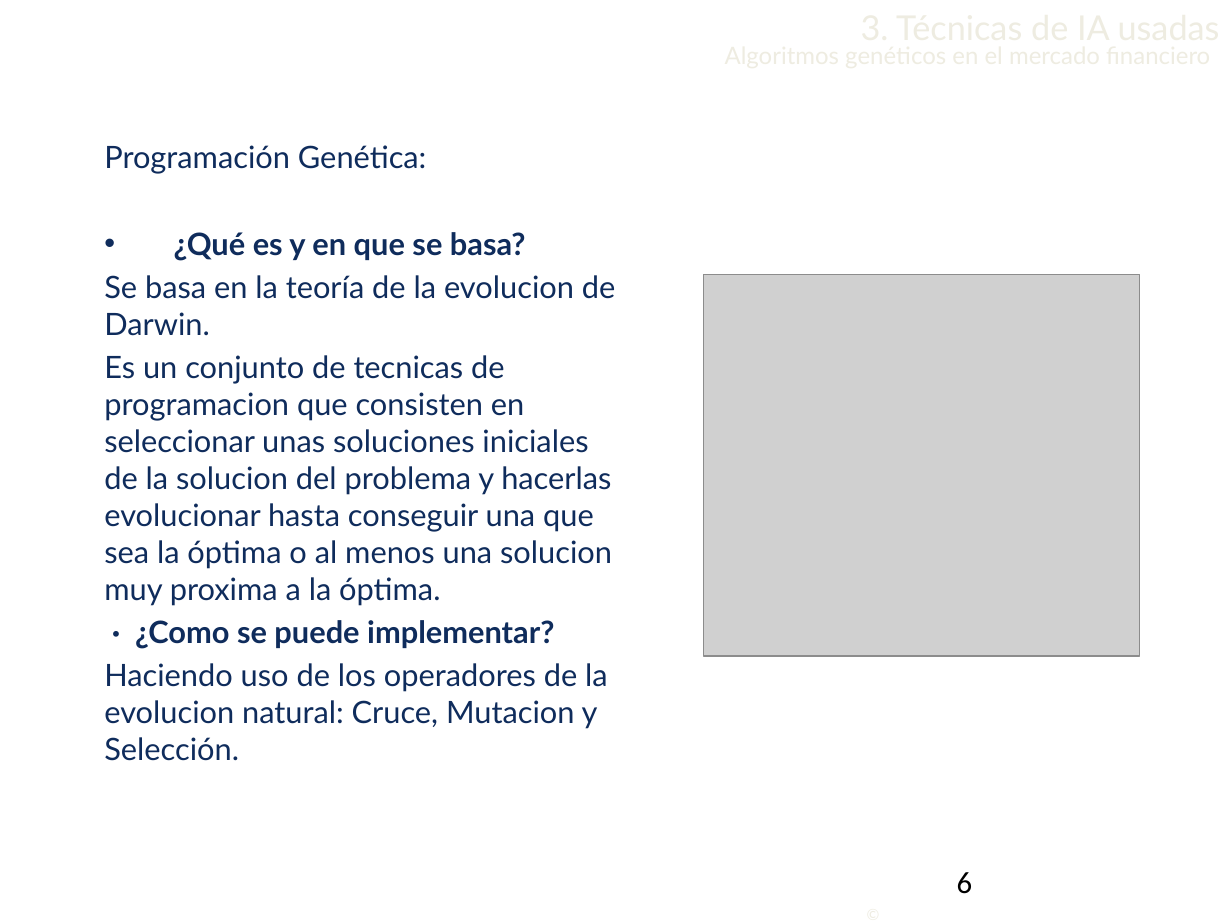
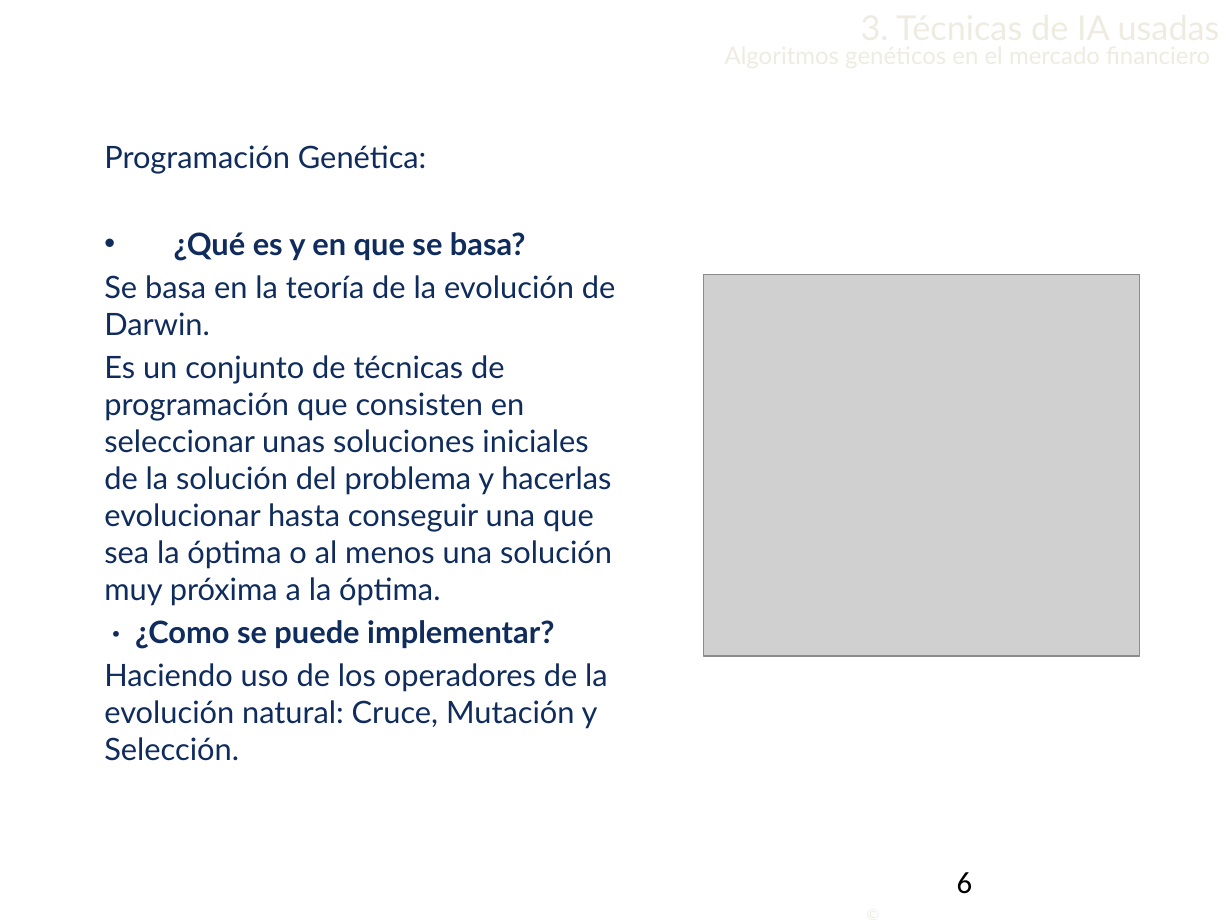
Before and after one commit to Lothar94/Inteligencia-Artificial, a slide deck: slide 6 of Practica1/PresentacionlA.pptx. Drawn at 1232x924 pixels with LibreOffice and Linux fonts; fonts in the diff are those of the drawing; grey boxes stand for pictures; background and template pictures are left out. Boxes give left, top, right and bottom in pixels: in the first picture for what was removed or moved away, otherwise in the second. Text is boxed around its words. In the diff, an @@ line names an element or a change of style, - is before the commit and + after.

```diff
--- a/Practica1/PresentacionlA.pptx
+++ b/Practica1/PresentacionlA.pptx
@@ text at [104, 275, 616, 606]: text changed @@
-Se basa en la teoría de la evolucion de Darwin.
-Es un conjunto de tecnicas de programacion que consisten en seleccionar unas soluciones iniciales de la solucion del problema y hacerlas evolucionar hasta conseguir una que sea la óptima o al menos una solucion muy proxima a la óptima.
+Se basa en la teoría de la evolución de Darwin.
+Es un conjunto de técnicas de programación que consisten en seleccionar unas soluciones iniciales de la solución del problema y hacerlas evolucionar hasta conseguir una que sea la óptima o al menos una solución muy próxima a la óptima.
@@ text at [104, 663, 608, 761]: text changed @@
-Haciendo uso de los operadores de la evolucion natural: Cruce, Mutacion y Selección.
+Haciendo uso de los operadores de la evolución natural: Cruce, Mutación y Selección.
```
Also in this commit, not shown: 3 other slides changed, 1 other file.
